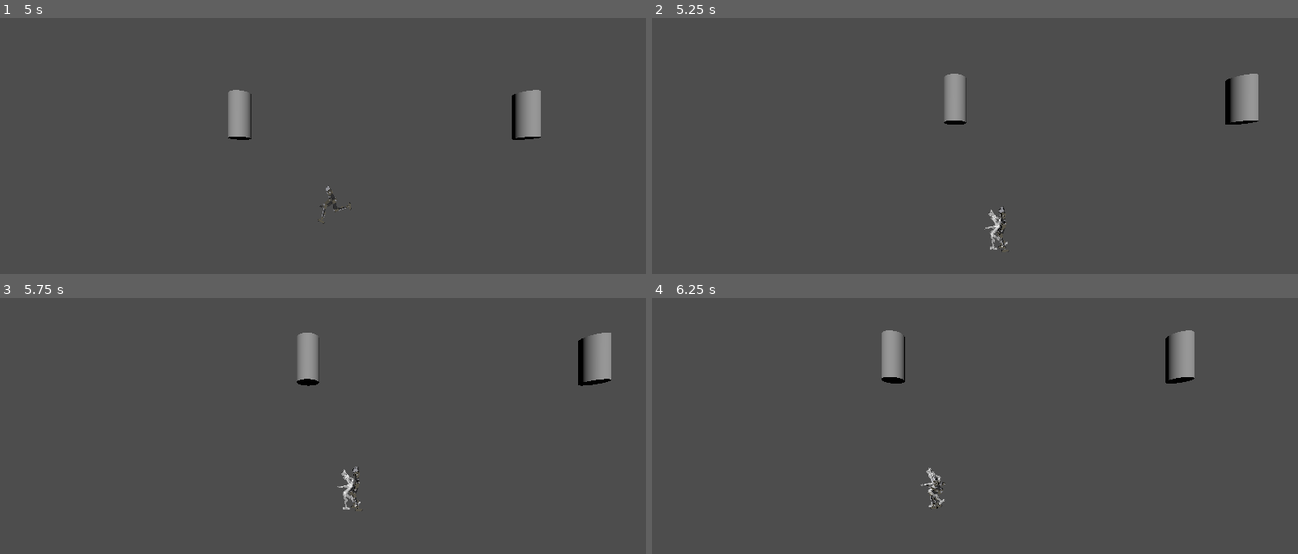
Above: before the commit, frames 1-4 (two rows, left to right).
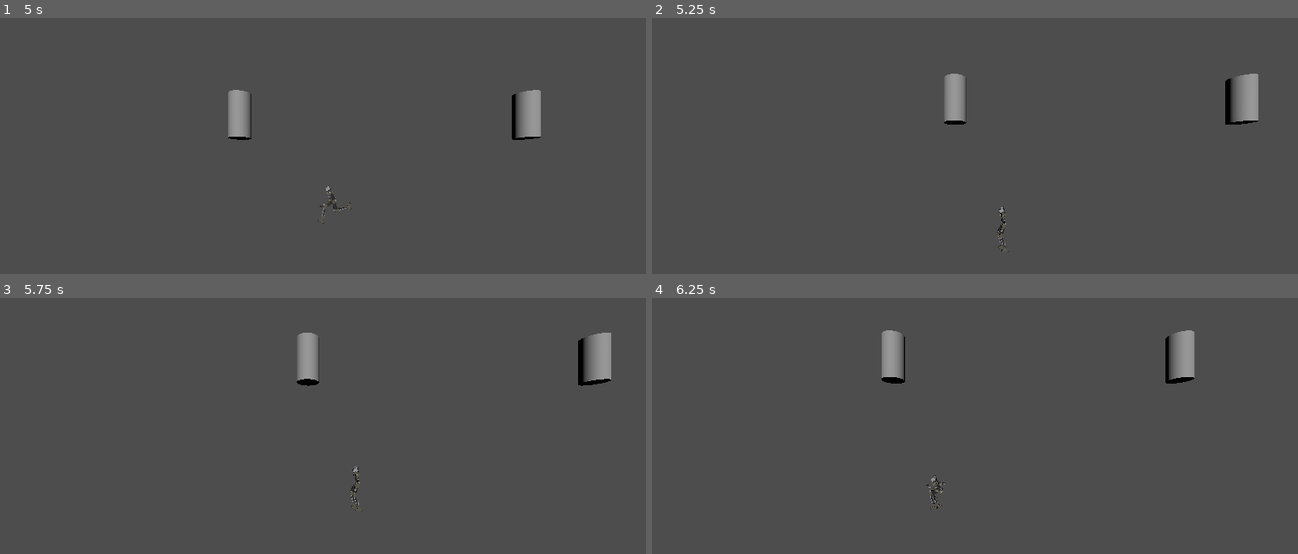
Above: after the commit, the same moments.

Repository: KaratePikachu/jamfestspring2026
Game: Godot game, scene res://test_scene_3d.tscn
The game is run twice, just before and just after one commit, with the same random seed, the same clock (stepped at 60 frames per second) and the same inputs.
Inputs:
- Up to frame 1 (5 s): hold Right (move_right) 0.53-1.28 s; tap Shift (rewind) at 0.6, 1.35, 2.3, 2.85, 3.6, 4.55 s; tap X (jump) at 0.77, 1.52, 3.02, 3.77, 4.52 s; hold Left (move_left) 1.28-2.03 s; hold Z (sprint) 2.03-2.78 s; hold Right (move_right) 2.03-3.53 s; hold Left (move_left) from 3.53 s (still down); tap Z (sprint) at 4.35 s
- Up to frame 2 (5.25 s): keep holding Left (move_left); tap Shift (rewind) at 5.1 s
- Up to frame 3 (5.75 s): keep holding Left (move_left)
- Up to frame 4 (6.25 s): release Left (move_left) at 5.78 s; hold Right (move_right) from 5.78 s (still down); tap Shift (rewind) at 5.85 s; tap X (jump) at 6.02 s

Frame 1 is identical in both runs. In frame 2, 0.1% of the frame differs, in the area x 51-56%, y 74-91%; in frame 3, 0.1%, in the area x 52-56%, y 66-83%; in frame 4, 0.1%.

Commit message:
better ghosting algo

Diff:
--- a/Assets/Player/player_model.tscn
+++ b/Assets/Player/player_model.tscn
@@ -5,7 +5,7 @@
 
 [sub_resource type="StandardMaterial3D" id="StandardMaterial3D_65e0t"]
 transparency = 1
-albedo_color = Color(1, 1, 1, 0.4117647)
+albedo_color = Color(1, 1, 1, 0.16862746)
 
 [node name="PlayerModel" unique_id=979262629 node_paths=PackedStringArray("animation_player", "meshes") instance=ExtResource("1_qge56")]
 script = ExtResource("2_65e0t")
--- a/components/rewind_component/rewind_component.gd
+++ b/components/rewind_component/rewind_component.gd
@@ -70,7 +70,7 @@
 	player.internal_velocity = Vector3.ZERO
 	player.global_position = path_follow.global_position
 	var curve : Curve3D = rewind_path.curve
-	if (float(ghost_trail.size()-1.5))/(curve.get_baked_length()) >= path_follow.progress_ratio: #total points
+	if float(ghost_trail.size()*2.0+1.5)/curve.point_count > path_follow.progress_ratio: #total points
 		var removal : PlayerModel = ghost_trail.pop_back()
 		if removal != null:
 			removal.hide()
